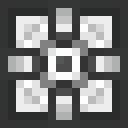
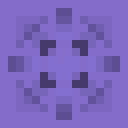
Two versions of the same layered image (128x128). Layer-by-layer changes:
hid "Visible #2" over [0, 0, 128, 128]
showed "Creative" over [0, 0, 128, 128]
